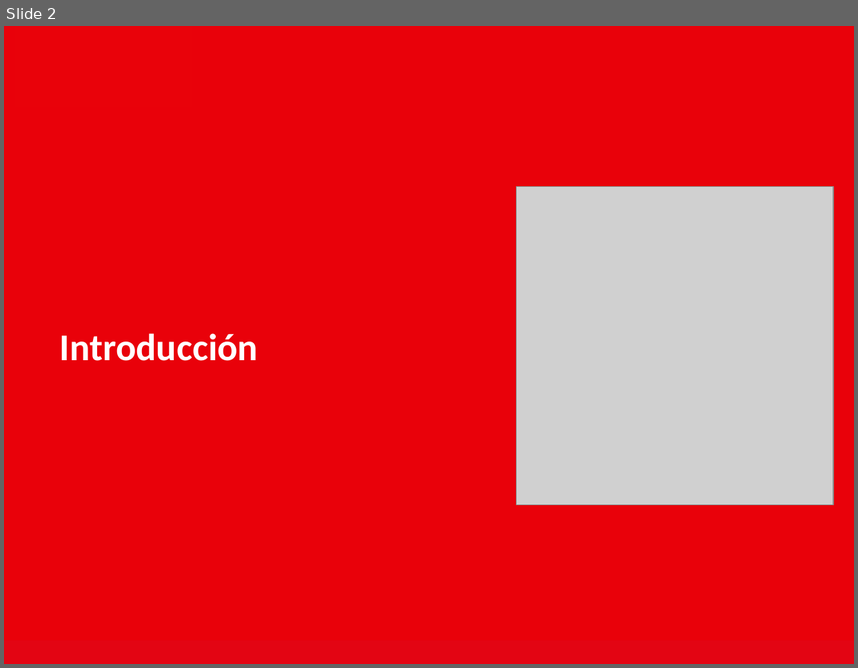
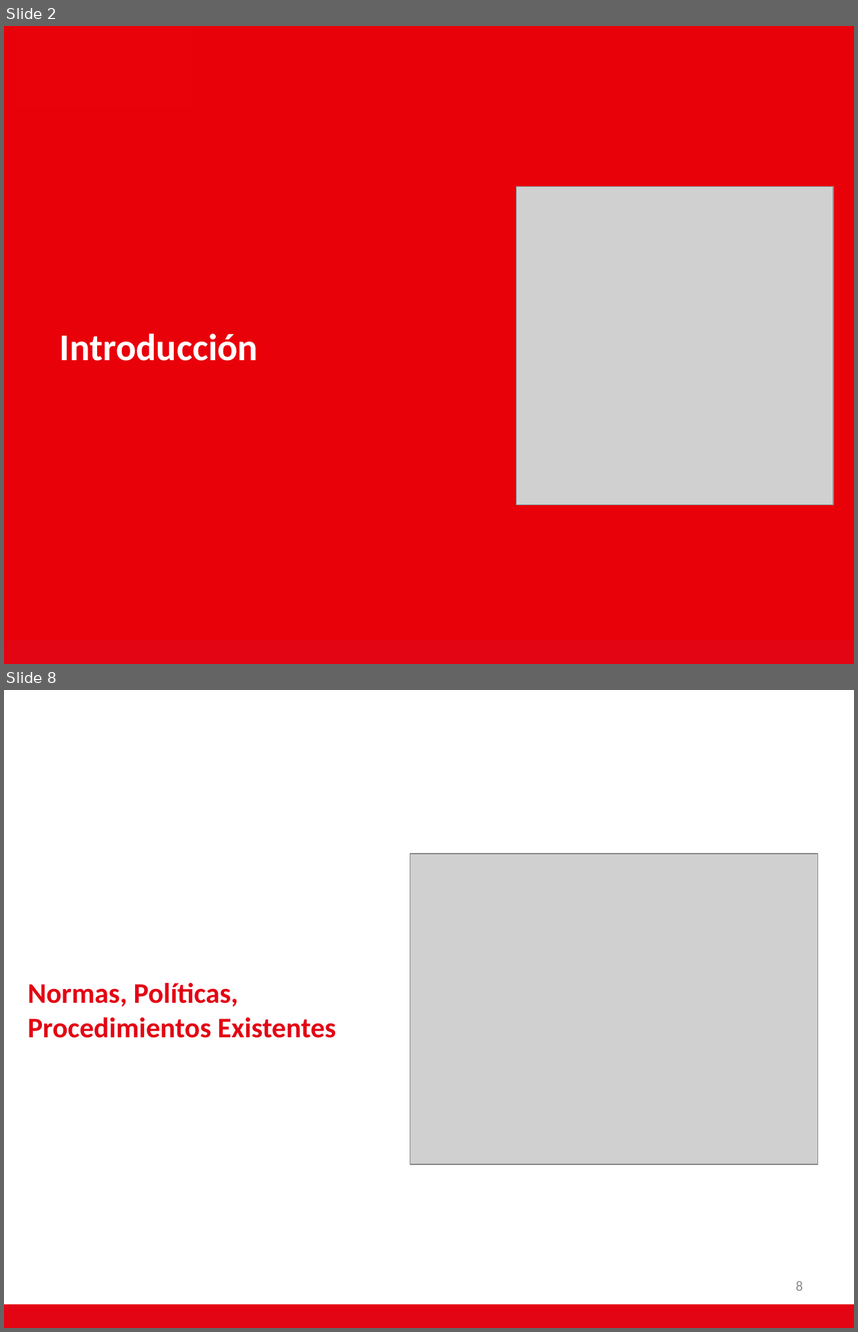
Before and after one commit to AdNNNN/inacap.2019, a slide deck: trabajos.inacap.2019/Seguridad y auditoria informática/Unidad 3/Planilla Editable.pptx. Shown one above the other, each under a label of ours: slide 2 before the commit, slides 2 and 8 after it; the slides between them are not shown. The pictures are 858x668 and 858x1332 pixels, drawn with LibreOffice and Linux fonts; fonts in the diff are those of the drawing; grey boxes stand for pictures; background and template pictures are left out. Boxes give left, top, right and bottom in pixels: in the first picture for what was removed or moved away, otherwise in the second. Text is boxed around its words. In the diff, an @@ line names an element or a change of style, - is before the commit and + after.

```diff
--- a/trabajos.inacap.2019/Seguridad y auditoria informática/Unidad 3/Planilla Editable.pptx
+++ b/trabajos.inacap.2019/Seguridad y auditoria informática/Unidad 3/Planilla Editable.pptx
@@ slide 8 added at <box>4,690,854,1328</box>, background #FFFFFF; not listed: 1 template element that a slide beside it also shows @@
@@ picture added at <box>410,854,818,1163</box> @@
@@ title added at <box>27,983,337,1038</box>, 24 pt, text #E30513, bold @@
+Normas, Políticas, Procedimientos Existentes
@@ page number added at <box>796,1281,803,1290</box>, 12 pt, text #8C8C8C @@
+8
```
Also in this commit, not shown: 3 slides changed, 9 other slides added, 6 slides removed, 12 other files.
